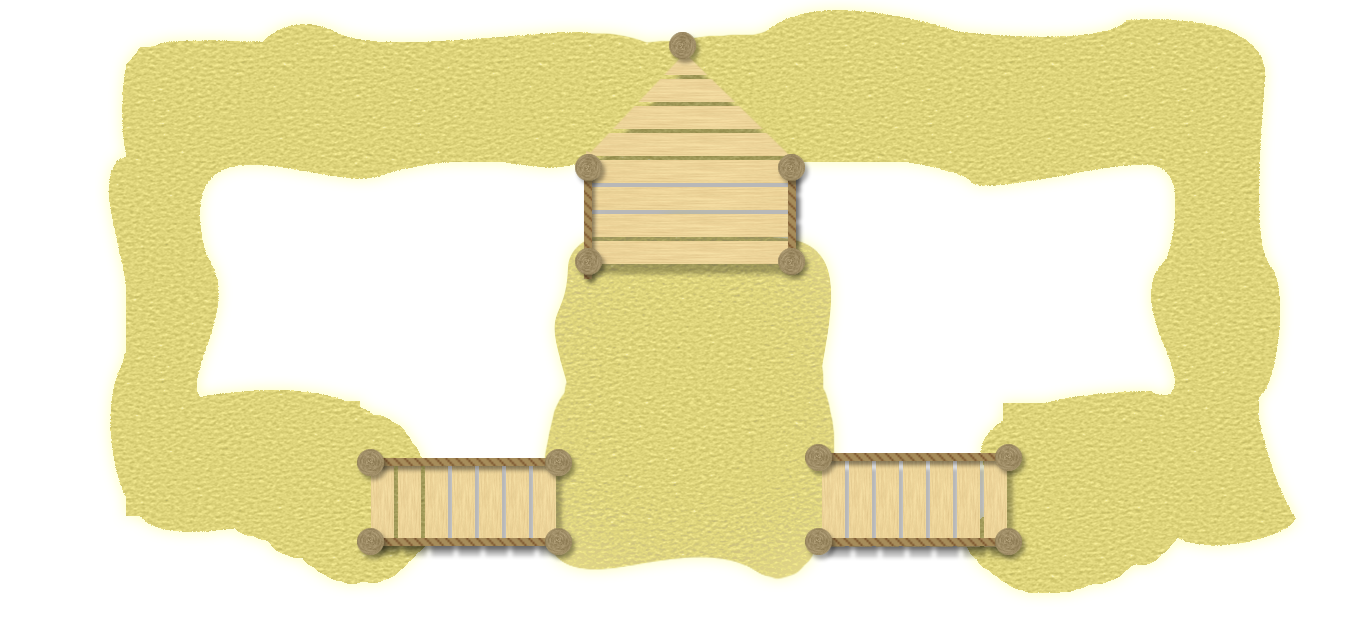
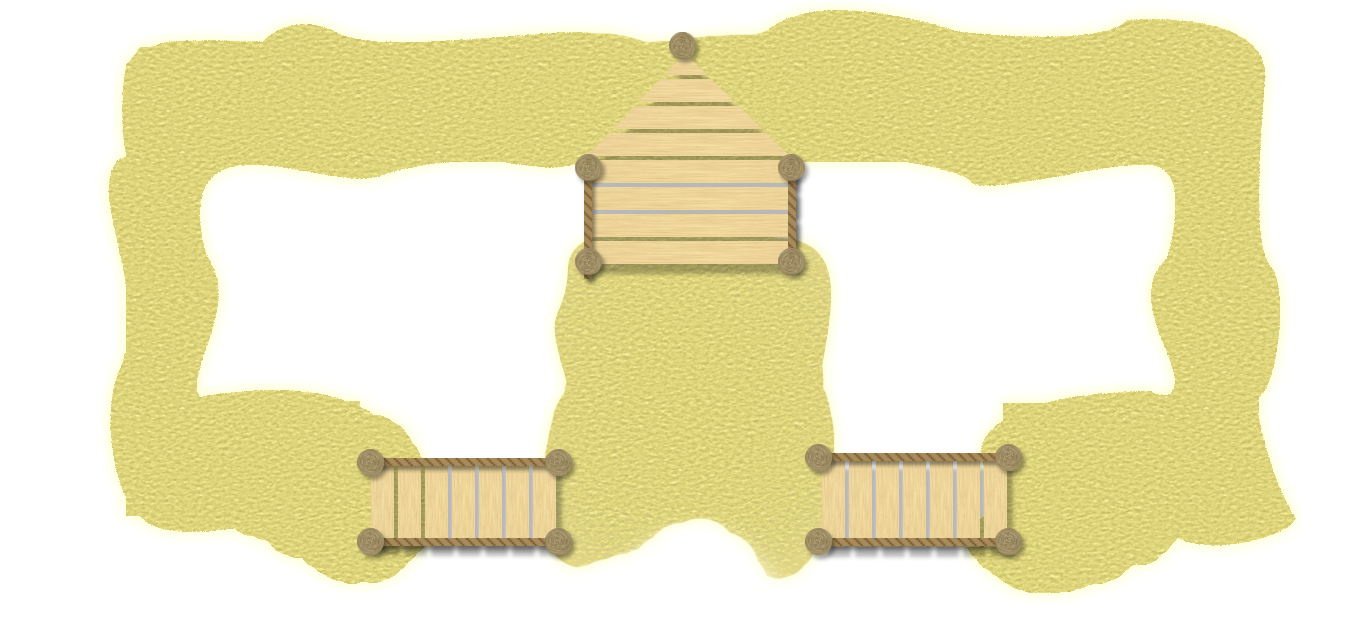
Comparing the layer stacks of the two 1366px x 622px images. Changes:
painted on "Central Dune" over [574, 510, 791, 581]
